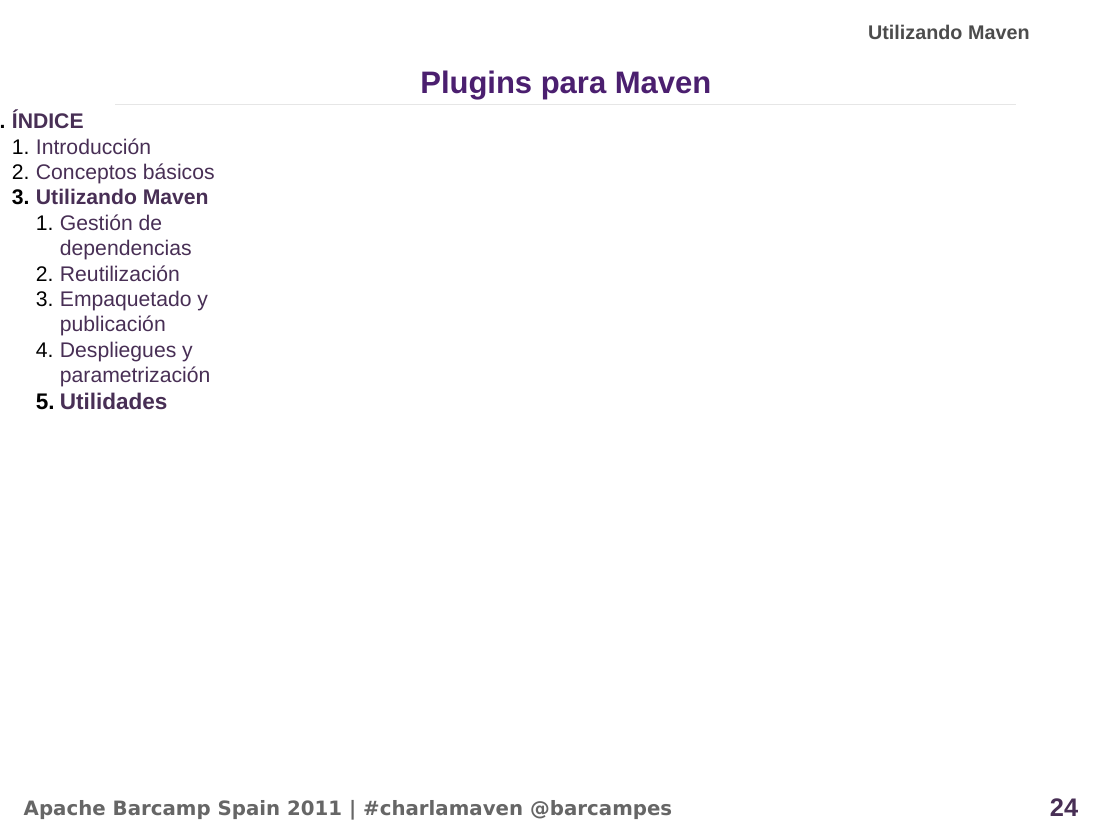
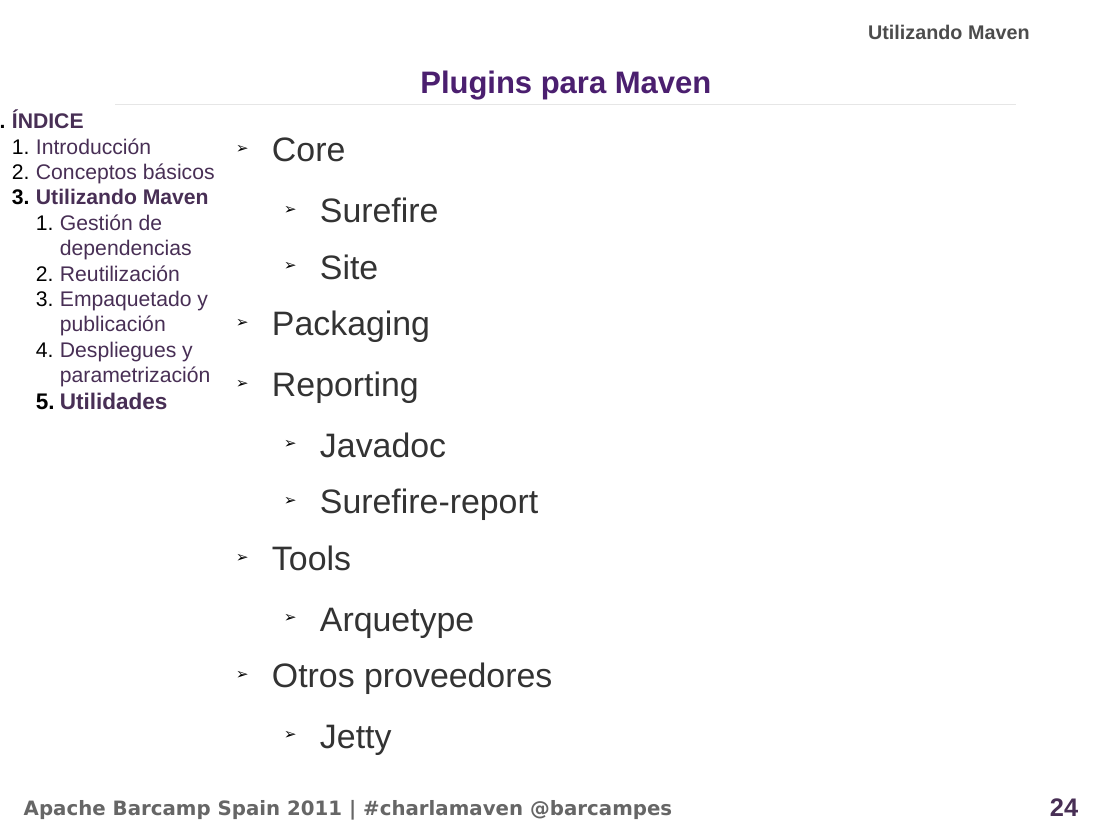
Before and after one commit to alediator/barcamp-maven, a slide deck: slide 24 of doc/slideshare_introduccion.odp. Drawn at 1120x840 pixels with LibreOffice and Linux fonts; fonts in the diff are those of the drawing; background and template pictures are left out. Boxes give left, top, right and bottom in pixels: in the first picture for what was removed or moved away, otherwise in the second. Text is boxed around its words. In the diff, an @@ line names an element or a change of style, - is before the commit and + after.

Commit message:
Site en readme y modificaciones en slideshare

```diff
--- a/doc/slideshare_introduccion.odp
+++ b/doc/slideshare_introduccion.odp
@@ text added at [272,137,552,755], 24 pt, text #333333 @@
+➢ Core
+  ➢ Surefire
+  ➢ Site
+➢ Packaging
+➢ Reporting
+  ➢ Javadoc
+  ➢ Surefire-report
+➢ Tools
+  ➢ Arquetype
+➢ Otros proveedores
+  ➢ Jetty
```
Also in this commit, not shown: 1 other file.
